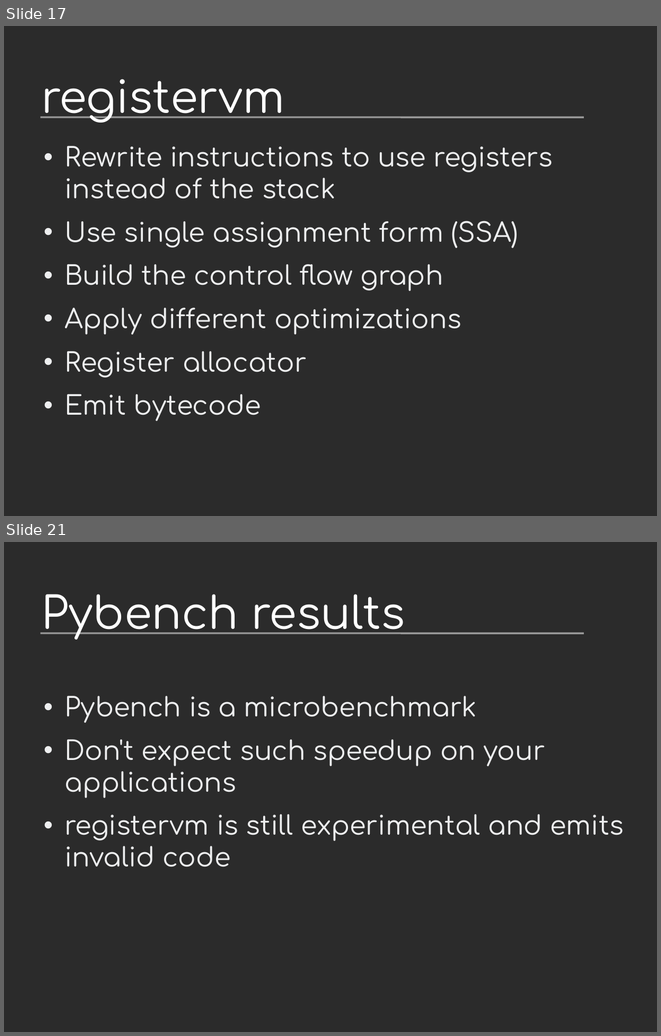
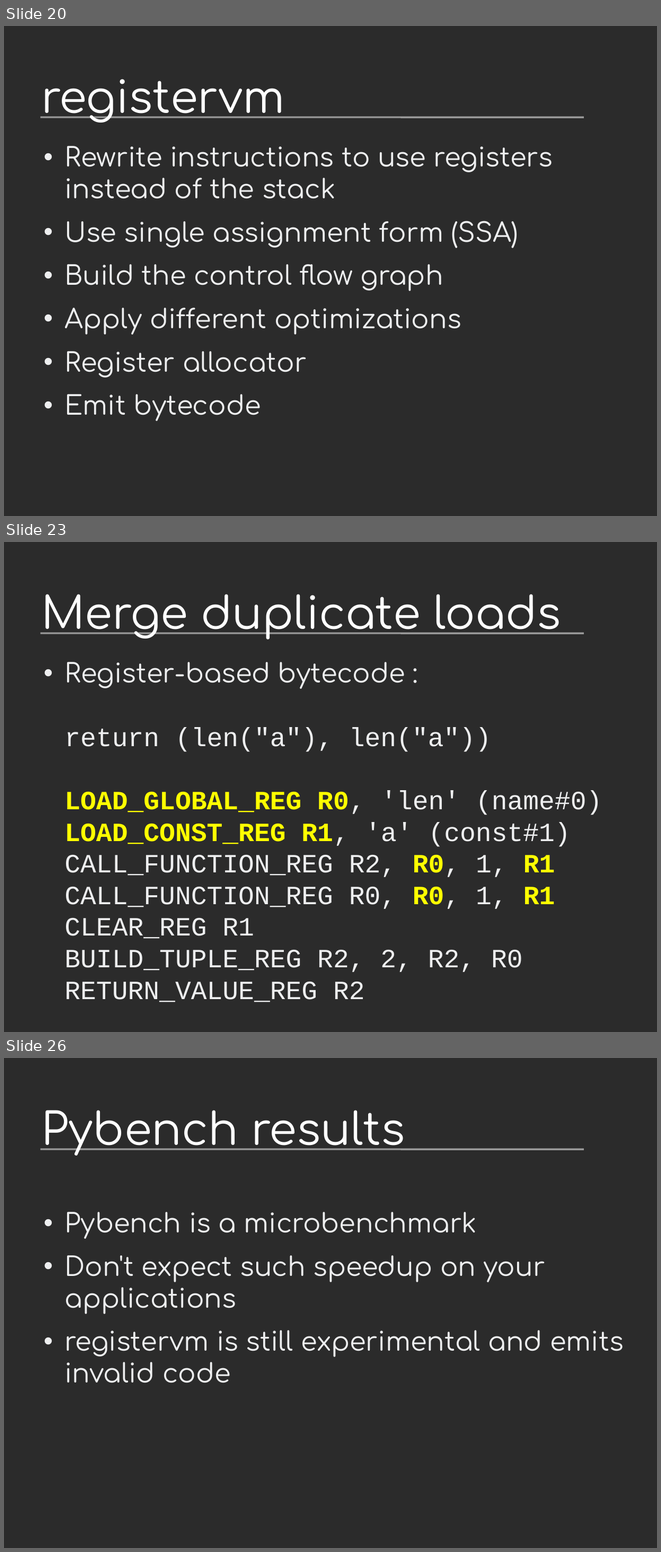
Before and after one commit to vstinner/talks, a slide deck: 2013-FOSDEM/faster_cpython.odp. Shown one above the other, each under a label of ours: slides 17 and 21 before the commit, slides 20, 23 and 26 after it; the slides between them are not shown. The pictures are 661x1036 and 661x1552 pixels, drawn with LibreOffice and Linux fonts; fonts in the diff are those of the drawing; background and template pictures are left out; a plain dark background stands for a picture behind light text. Boxes give left, top, right and bottom in pixels: in the first picture for what was removed or moved away, otherwise in the second. Text is boxed around its words. In the diff, an @@ line names an element or a change of style, - is before the commit and + after.

```diff
--- a/2013-FOSDEM/faster_cpython.odp
+++ b/2013-FOSDEM/faster_cpython.odp
@@ slide 23 added at (4, 542, 657, 1032), background picture (left out); not listed: 1 template element that a slide beside it also shows @@
@@ title added at (42, 594, 561, 640), 54 pt, text #FFFFFF @@
+Merge duplicate loads
@@ text added at (64, 662, 602, 972), 32 pt, text #EEEFF0 @@
+• Register-based bytecode :
+  return (len("a"), len("a"))
+  LOAD_GLOBAL_REG R0, 'len' (name#0)
+  LOAD_CONST_REG R1, 'a' (const#1)
+  CALL_FUNCTION_REG R2, R0, 1, R1
+  CALL_FUNCTION_REG R0, R0, 1, R1
+  CLEAR_REG R1
+  BUILD_TUPLE_REG R2, 2, R2, R0
+  RETURN_VALUE_REG R2
@@ what was slide 17 is now slide 20 @@
@@ what was slide 21 is now slide 26 @@
```
Also in this commit, not shown: 15 slides changed, 4 other slides added, 1 other file.
